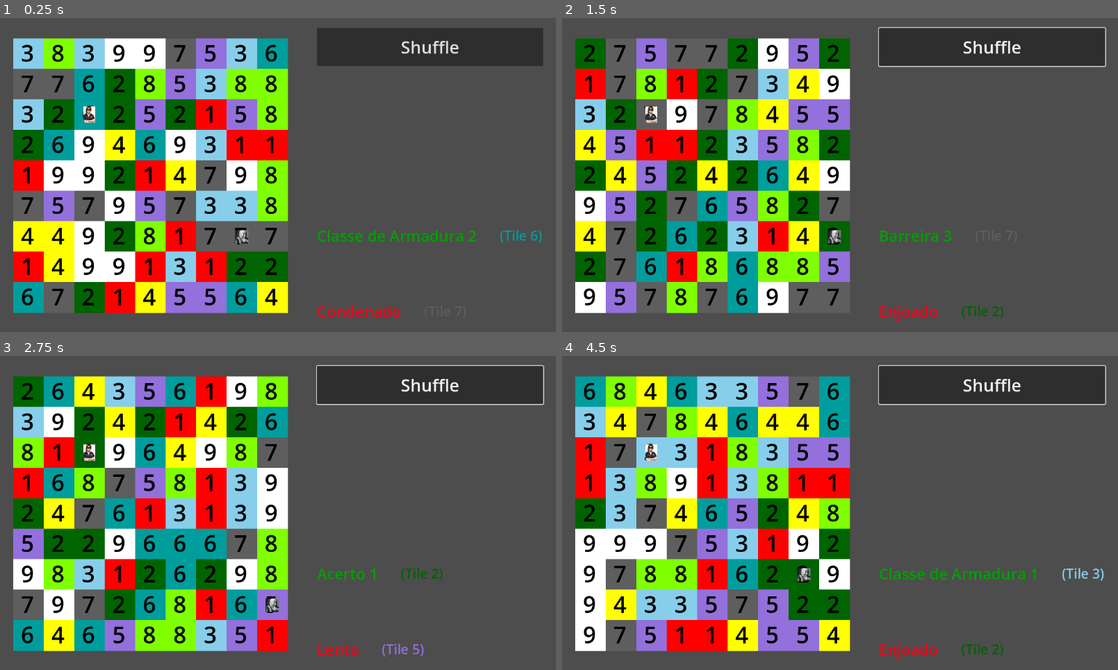
Above: before the commit, frames 1-4 (two rows, left to right).
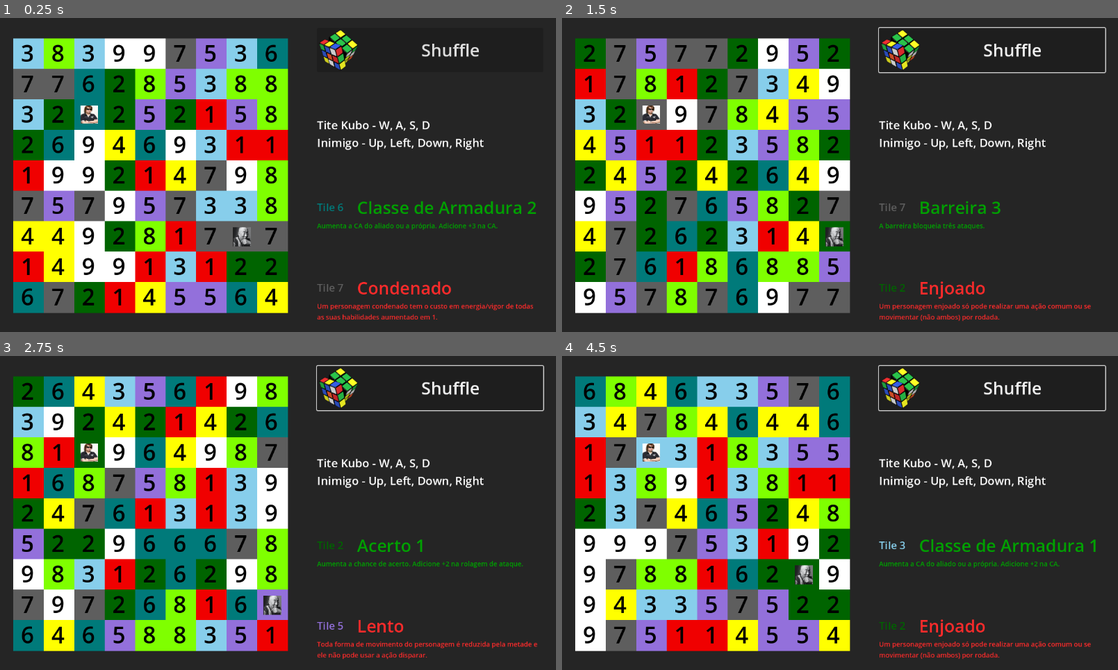
Above: after the commit, the same moments.

Repository: ochocss/tite-kubo
Game: Godot game, scene res://scenes/root.tscn
Two runs of this game, one before a commit and one after it. Both use one fixed random seed, a clock stepped at 60 frames per second and the inputs below.
Inputs (mouse positions are in pixels of both pictures, inside the frame that each line leads up to):
- Up to frame 1 (0.25 s): no input
- Up to frame 2 (1.5 s): click "Shuffle" at 0.5 s; tap Enter at 1.25 s; move the mouse to (595, 58) at 1.27 s; hold Right (inimigo_right) from 1.28 s (still down)
- Up to frame 3 (2.75 s): tap Space at 2 s; release Right (inimigo_right) at 2.03 s; hold Down (inimigo_down) from 2.03 s (still down)
- Up to frame 4 (4.5 s): tap Enter at 2.75, 4.25 s; release Down (inimigo_down) at 2.78 s; hold Right (inimigo_right) 2.78-3.53 s; tap Space at 3.5 s; hold Up (inimigo_up) 3.53-4.28 s; hold Left (inimigo_left) from 4.28 s (still down)

The runs differ from the first frame. In frame 1, 56% of the frame differs, in the area x 0-100%, y 0-100%; in frame 2, 55%; in frame 3, 59%; in frame 4, 56%.

Commit message:
Add description and icon

Diff:
--- a/project.godot
+++ b/project.godot
@@ -66,3 +66,4 @@
 [rendering]
 
 renderer/rendering_method="mobile"
+environment/defaults/default_clear_color=Color(0.144062, 0.144063, 0.144062, 1)
--- a/resources/block1.tres
+++ b/resources/block1.tres
@@ -5,6 +5,8 @@
 [resource]
 script = ExtResource("1_2q2an")
 number = "1"
-color = Color(1, 0, 0, 1)
+color = Color(0.940361, 1.42708e-05, 3.27289e-06, 1)
 buff = "Barreira 1"
+buff_description = "Adiciona uma mini barreira de cubos que bloqueia um único ataque."
 debuff = "Desorientado"
+debuff_description = "É incapaz de utilizar reações."
--- a/resources/block2.tres
+++ b/resources/block2.tres
@@ -7,4 +7,6 @@
 number = "2"
 color = Color(0, 0.392, 0, 1)
 buff = "Acerto 1"
+buff_description = "Aumenta a chance de acerto. Adicione +2 na rolagem de ataque."
 debuff = "Enjoado"
+debuff_description = "Um personagem enjoado só pode realizar uma ação comum ou se movimentar (não ambos) por rodada."
--- a/resources/block3.tres
+++ b/resources/block3.tres
@@ -7,4 +7,6 @@
 number = "3"
 color = Color(0.529, 0.808, 0.922, 1)
 buff = "Classe de Armadura 1"
+buff_description = "Aumenta a CA do aliado ou a própria. Adicione +2 na CA."
 debuff = "Desprevenido"
+debuff_description = "O alvo sofre -5 na CA e em Reflexos. Você fica desprevenido contra inimigos que não possa ver."
--- a/resources/block4.tres
+++ b/resources/block4.tres
@@ -7,4 +7,6 @@
 number = "4"
 color = Color(1, 1, 0, 1)
 buff = "Barreira 2"
+buff_description = "A barreira bloqueia dois ataques."
 debuff = "Surdo"
+debuff_description = "O personagem falha em qualquer teste envolvendo a audição e sofre -5 em rolagens de iniciativa."
--- a/resources/block5.tres
+++ b/resources/block5.tres
@@ -7,4 +7,6 @@
 number = "5"
 color = Color(0.576, 0.439, 0.859, 1)
 buff = "Acerto 2"
+buff_description = "Aumenta a chance de dano acerto. Adicione +3 na rolagem de ataque."
 debuff = "Lento"
+debuff_description = "Toda forma de movimento do personagem é reduzida pela metade e ele não pode usar a ação disparar."
--- a/resources/block6.tres
+++ b/resources/block6.tres
@@ -5,6 +5,8 @@
 [resource]
 script = ExtResource("1_quw8y")
 number = "6"
-color = Color(0, 0.615316, 0.615316, 1)
+color = Color(1.05888e-06, 0.478277, 0.478277, 1)
 buff = "Classe de Armadura 2"
+buff_description = "Aumenta a CA do aliado ou a própria. Adicione +3 na CA."
 debuff = "Enredado"
+debuff_description = "Tem o deslocamento reduzido à metade, não pode usar a ação disparar e recebe -2 na sua CA e em rolagens de ataque."
--- a/resources/block7.tres
+++ b/resources/block7.tres
@@ -7,4 +7,6 @@
 number = "7"
 color = Color(0.370365, 0.370364, 0.370364, 1)
 buff = "Barreira 3"
+buff_description = "A barreira bloqueia três ataques."
 debuff = "Condenado"
+debuff_description = "Um personagem condenado tem o custo em energia/vigor de todas as suas habilidades aumentado em 1."
--- a/resources/block8.tres
+++ b/resources/block8.tres
@@ -7,4 +7,6 @@
 number = "8"
 color = Color(0.498, 1, 0, 1)
 buff = "Acerto 3"
+buff_description = "Aumenta a chance de dano acerto. Adicione +4 na rolagem de ataque."
 debuff = "Confuso"
+debuff_description = "Um personagem confuso se comporta da maneira aleatória. Role 1d6 no início dos seus turnos: 1) Movimenta-se em uma direção escolhida por uma rolagem de 1d8; 2-3) Não pode fazer ações; 4-5) Usa a arma que estiver empunhando para atacar a criatura mais próxima, ou a si mesmo se estiver sozinho, apenas rolando o dano nesse caso; 6) A condição termina, e pode agir normalmente."
--- a/resources/block9.tres
+++ b/resources/block9.tres
@@ -7,4 +7,6 @@
 number = "9"
 color = Color(1, 1, 1, 1)
 buff = "Classe de Armadura 3"
+buff_description = "Aumenta a CA do aliado ou a própria. Adicione +5 na CA."
 debuff = "Caído"
+debuff_description = "O personagem sofre -5 em ataques corpo-a-corpo e seu movimento é reduzido a 1,5 metros. Além disso, sofre -5 de CA contra-ataques corpo-a-corpo, mas recebe +5 contra-ataques a distância."
--- a/scenes/inimigo.tscn
+++ b/scenes/inimigo.tscn
@@ -7,6 +7,6 @@
 light_mask = 3
 visibility_layer = 3
 position = Vector2(32, 33)
-scale = Vector2(0.394366, 0.4)
+scale = Vector2(0.535211, 0.571429)
 texture = ExtResource("1_ryj0x")
 script = ExtResource("2_1yseu")
--- a/scenes/root.tscn
+++ b/scenes/root.tscn
@@ -1,6 +1,7 @@
-[gd_scene load_steps=2 format=3 uid="uid://cqp6e4ijrsv3a"]
+[gd_scene load_steps=3 format=3 uid="uid://cqp6e4ijrsv3a"]
 
 [ext_resource type="Script" path="res://scripts/root.gd" id="1_n1vci"]
+[ext_resource type="Texture2D" uid="uid://dipdo28vriack" path="res://assets/shuffle.png" id="2_h8n5y"]
 
 [node name="Root" type="Control"]
 layout_mode = 3
@@ -25,42 +26,55 @@
 grow_vertical = 2
 
 [node name="Button" type="Button" parent="VBoxContainer"]
-custom_minimum_size = Vector2(180, 80)
+custom_minimum_size = Vector2(180, 90)
 layout_mode = 2
 theme_override_font_sizes/font_size = 36
+theme_override_icons/icon = ExtResource("2_h8n5y")
 text = "Shuffle"
 
 [node name="Control" type="Control" parent="VBoxContainer"]
 layout_mode = 2
 size_flags_vertical = 3
 
+[node name="Label" type="Label" parent="VBoxContainer"]
+layout_mode = 2
+theme_override_font_sizes/font_size = 24
+text = "Tite Kubo - W, A, S, D
+Inimigo - Up, Left, Down, Right"
+
 [node name="Control3" type="Control" parent="VBoxContainer"]
-layout_mode = 2
-size_flags_vertical = 3
-
-[node name="Control4" type="Control" parent="VBoxContainer"]
 layout_mode = 2
 size_flags_vertical = 3
 
 [node name="HBoxContainer2" type="HBoxContainer" parent="VBoxContainer"]
 layout_mode = 2
 
-[node name="BuffLabel" type="Label" parent="VBoxContainer/HBoxContainer2"]
-layout_mode = 2
-theme_override_colors/font_color = Color(0, 0.629441, 0.00498538, 1)
-theme_override_font_sizes/font_size = 32
-text = "Generic Buff"
-
-[node name="Control" type="Control" parent="VBoxContainer/HBoxContainer2"]
-custom_minimum_size = Vector2(40, 0)
-layout_mode = 2
-size_flags_vertical = 3
-
 [node name="BuffTile" type="Label" parent="VBoxContainer/HBoxContainer2"]
 layout_mode = 2
 size_flags_horizontal = 8
 theme_override_colors/font_color = Color(0, 0, 0, 1)
-theme_override_font_sizes/font_size = 28
+theme_override_font_sizes/font_size = 22
+text = "X"
+
+[node name="Control" type="Control" parent="VBoxContainer/HBoxContainer2"]
+custom_minimum_size = Vector2(20, 0)
+layout_mode = 2
+size_flags_vertical = 3
+
+[node name="BuffLabel" type="Label" parent="VBoxContainer/HBoxContainer2"]
+custom_minimum_size = Vector2(300, 0)
+layout_mode = 2
+theme_override_colors/font_color = Color(0, 0.629441, 0.00498538, 1)
+theme_override_font_sizes/font_size = 36
+text = "Buff"
+
+[node name="BuffDescription" type="Label" parent="VBoxContainer"]
+custom_minimum_size = Vector2(300, 0)
+layout_mode = 2
+theme_override_colors/font_color = Color(0, 0.631373, 0.00392157, 1)
+theme_override_font_sizes/font_size = 14
+text = "Buff description"
+autowrap_mode = 3
 
 [node name="Control2" type="Control" parent="VBoxContainer"]
 layout_mode = 2
@@ -69,21 +83,31 @@
 [node name="HBoxContainer" type="HBoxContainer" parent="VBoxContainer"]
 layout_mode = 2
 
-[node name="DebuffLabel" type="Label" parent="VBoxContainer/HBoxContainer"]
-layout_mode = 2
-theme_override_colors/font_color = Color(0.967119, 0, 0.0945349, 1)
-theme_override_font_sizes/font_size = 32
-text = "Generic Buff"
-
-[node name="Control" type="Control" parent="VBoxContainer/HBoxContainer"]
-custom_minimum_size = Vector2(40, 0)
-layout_mode = 2
-size_flags_vertical = 3
-
 [node name="DebuffTile" type="Label" parent="VBoxContainer/HBoxContainer"]
 layout_mode = 2
 size_flags_horizontal = 8
 theme_override_colors/font_color = Color(0, 0, 0, 1)
-theme_override_font_sizes/font_size = 28
+theme_override_font_sizes/font_size = 22
+text = "X"
+
+[node name="Control" type="Control" parent="VBoxContainer/HBoxContainer"]
+custom_minimum_size = Vector2(20, 0)
+layout_mode = 2
+size_flags_vertical = 3
+
+[node name="DebuffLabel" type="Label" parent="VBoxContainer/HBoxContainer"]
+custom_minimum_size = Vector2(300, 0)
+layout_mode = 2
+theme_override_colors/font_color = Color(0.999727, 0.169726, 0.170132, 1)
+theme_override_font_sizes/font_size = 36
+text = "Debuff"
+
+[node name="DebuffDescription" type="Label" parent="VBoxContainer"]
+custom_minimum_size = Vector2(300, 0)
+layout_mode = 2
+theme_override_colors/font_color = Color(1, 0.168627, 0.168627, 1)
+theme_override_font_sizes/font_size = 14
+text = "Debuff description"
+autowrap_mode = 3
 
 [connection signal="pressed" from="VBoxContainer/Button" to="." method="_on_button_pressed"]
--- a/scenes/tite_kubo.tscn
+++ b/scenes/tite_kubo.tscn
@@ -7,6 +7,6 @@
 light_mask = 3
 visibility_layer = 3
 position = Vector2(31.375, 31.875)
-scale = Vector2(0.405738, 0.45)
+scale = Vector2(0.602459, 0.503333)
 texture = ExtResource("1_bt280")
 script = ExtResource("2_t1f8o")
--- a/scripts/resources/block_resource.gd
+++ b/scripts/resources/block_resource.gd
@@ -4,4 +4,6 @@
 @export var number : String
 @export var color : Color
 @export var buff : String
+@export var buff_description : String
 @export var debuff : String
+@export var debuff_description : String
--- a/scripts/root.gd
+++ b/scripts/root.gd
@@ -2,9 +2,11 @@
 
 @onready var buff_label = $VBoxContainer/HBoxContainer2/BuffLabel
 @onready var buff_tile = $VBoxContainer/HBoxContainer2/BuffTile
+@onready var buff_description = $VBoxContainer/BuffDescription
 
 @onready var debuff_label = $VBoxContainer/HBoxContainer/DebuffLabel
 @onready var debuff_tile = $VBoxContainer/HBoxContainer/DebuffTile
+@onready var debuff_description = $VBoxContainer/DebuffDescription
 
 
 @onready var grid_container_preload = preload("res://scenes/grid_container.tscn")
@@ -98,14 +100,17 @@
 	var res : BlockResource = grid_container.get_child(tite_kubo.index).resource
 	buff_label.text = res.buff
 	buff_tile.set("theme_override_colors/font_color", res.color)
-	buff_tile.text = "(Tile " + res.number + ")"
+	buff_tile.text = "Tile " + res.number
+	buff_description.text = res.buff_description
+
 
 
 func change_debuff():
 	var res : BlockResource = grid_container.get_child(inimigo.index).resource
 	debuff_label.text = res.debuff
 	debuff_tile.set("theme_override_colors/font_color", res.color)
-	debuff_tile.text = "(Tile " + res.number + ")"
+	debuff_tile.text = "Tile " + res.number
+	debuff_description.text = res.debuff_description
 
 
 func _on_button_pressed():
Binary file added: assets/shuffle.png
Not shown, added: assets/shuffle.png.import
